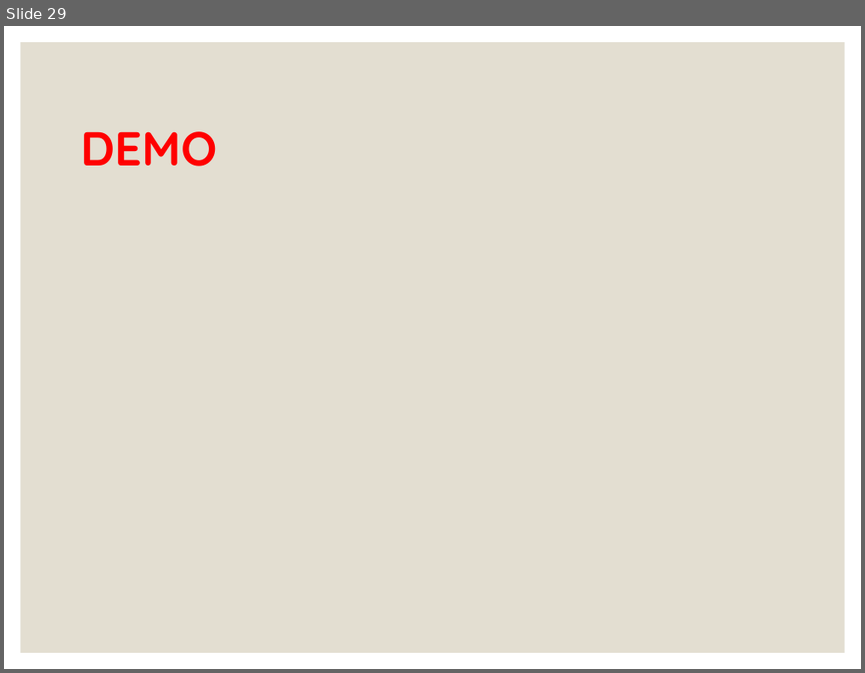
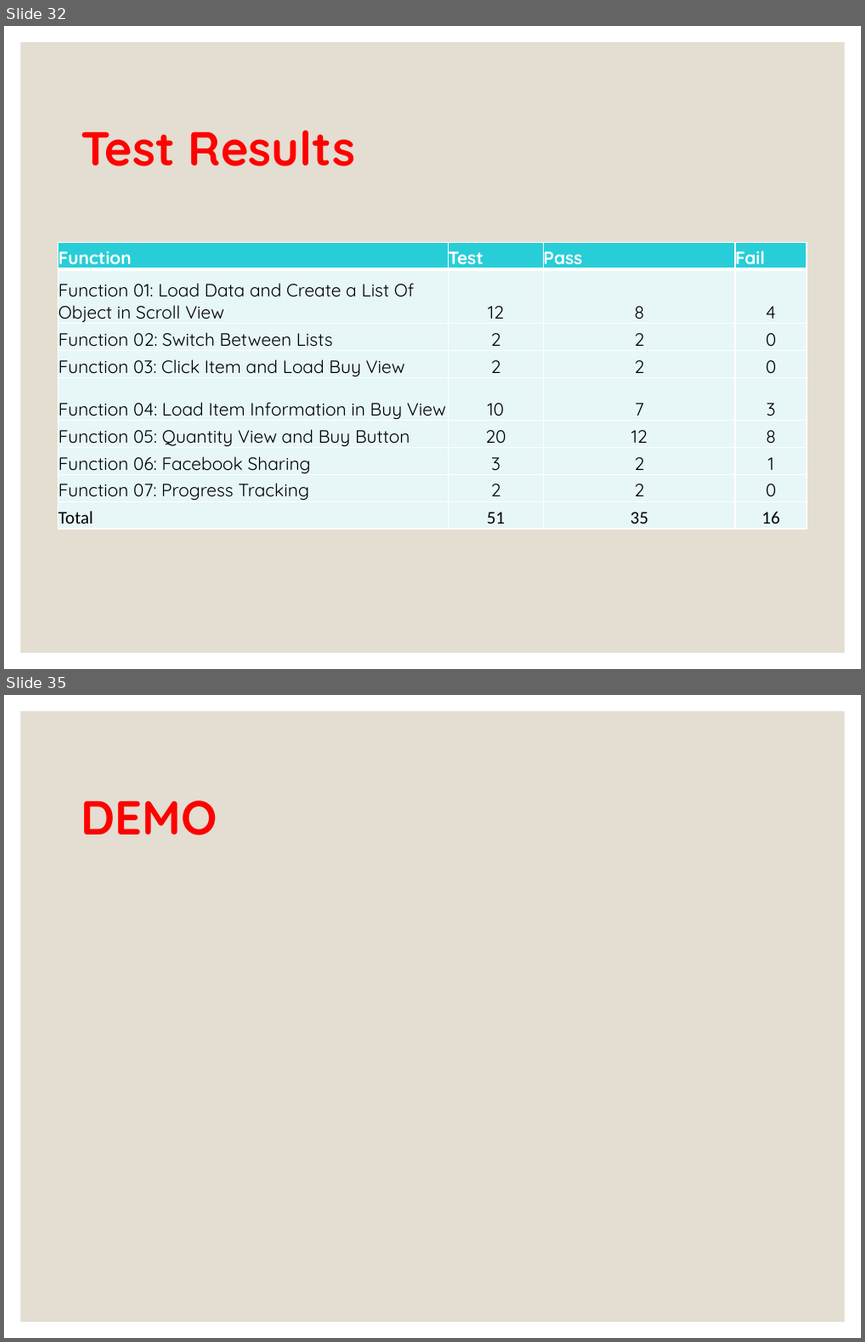
Before and after one commit to ldbach-apcs/cs300-assignment1, a slide deck: doc/D&J.pptx. Shown one above the other, each under a label of ours: slide 29 before the commit, slides 32 and 35 after it; the slides between them are not shown. The pictures are 865x673 and 865x1342 pixels, drawn with LibreOffice and Linux fonts; fonts in the diff are those of the drawing. Boxes give left, top, right and bottom in pixels: in the first picture for what was removed or moved away, otherwise in the second. Text is boxed around its words. In the diff, an @@ line names an element or a change of style, - is before the commit and + after.

```diff
--- a/doc/D&J.pptx
+++ b/doc/D&J.pptx
@@ slide 32 added at bbox=[4, 26, 861, 669], background #FFFFFF; not listed: 1 template element that a slide beside it also shows @@
@@ title added at bbox=[81, 130, 355, 166], 40 pt, text #FF0000, bold @@
+Test Results
@@ table added at bbox=[58, 242, 806, 529], 9 rows, 4 columns @@
+Function | Test | Pass | Fail
+Function 01: Load Data and Create a List Of Object in Scroll View | 12 | 8 | 4
+Function 02: Switch Between Lists | 2 | 2 | 0
+Function 03: Click Item and Load Buy View | 2 | 2 | 0
+Function 04: Load Item Information in Buy View | 10 | 7 | 3
+Function 05: Quantity View and Buy Button | 20 | 12 | 8
+Function 06: Facebook Sharing | 3 | 2 | 1
+Function 07: Progress Tracking | 2 | 2 | 0
+Total | 51 | 35 | 16
@@ what was slide 29 is now slide 35 @@
```
Also in this commit, not shown: 4 slides changed, 10 other slides added, 5 slides removed.
